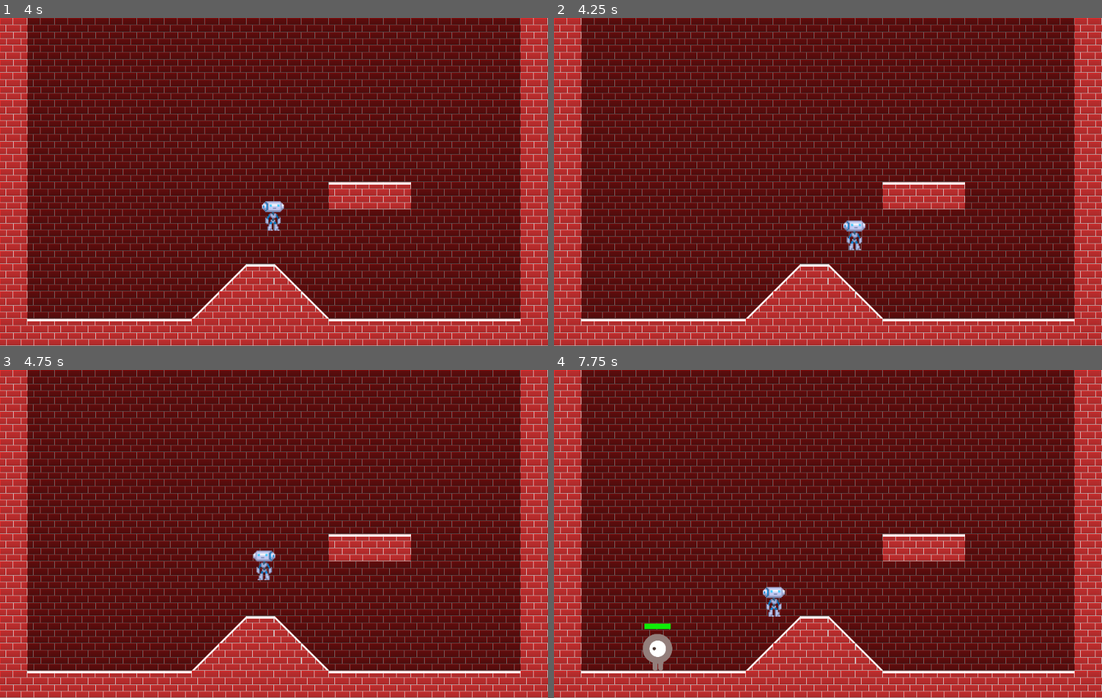
Above: before the commit, frames 1-4 (two rows, left to right).
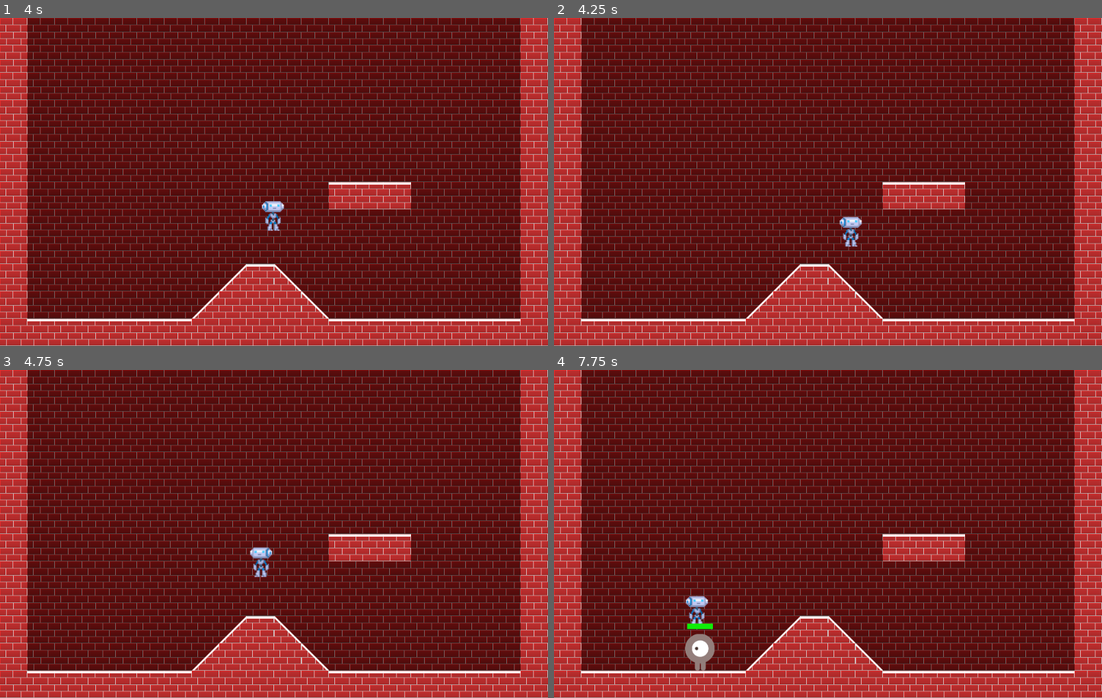
Above: after the commit, the same moments.

Repository: Ruefa/godot_test
Game: Godot game, scene res://Main.tscn
Same seed, same stepped clock (60 frames per second), same inputs: the game is played once before the commit and once after it.
Inputs:
- Up to frame 1 (4 s): tap Enter at 0.5 s; hold Right (ui_right) 0.53-2.03 s; tap Up (ui_up) at 0.77, 1.52, 3.02, 3.77 s; hold Left (ui_left) 2.03-2.78 s; hold Right (ui_right) from 2.78 s (still down)
- Up to frame 2 (4.25 s): keep holding Right (ui_right); tap Tab (ui_menu) at 4.15 s
- Up to frame 3 (4.75 s): release Right (ui_right) at 4.28 s; hold Left (ui_left) from 4.28 s (still down); tap Up (ui_up) at 4.52 s
- Up to frame 4 (7.75 s): release Left (ui_left) at 5.03 s; hold Right (ui_right) 5.03-5.78 s; hold Left (ui_left) 5.78-7.28 s; tap Up (ui_up) at 6.02, 6.77, 7.52 s; hold Right (ui_right) from 7.28 s (still down)

Frame 1 is identical in both runs. In frame 2, 0.3% of the frame differs, in the area x 52-57%, y 60-71%; in frame 3, 0.3%; in frame 4, 1.5%, in the area x 16-43%, y 66-92%.

Commit message:
moved menu pause control to main

Diff:
--- a/Side Scroll/Main.gd
+++ b/Side Scroll/Main.gd
@@ -7,8 +7,15 @@
 	pass # Replace with function body.
 
 # Called every frame. 'delta' is the elapsed time since the previous frame.
-#func _process(delta):
-#	pass
+func _process(delta):
+	# pause menu
+	if Input.is_action_pressed("ui_menu"):
+		if get_tree().paused:
+			get_tree().paused = false
+			$Menu.hide()
+		else:
+			get_tree().paused = true
+			$Menu.show()
 
 
 func _on_MobSpawnTimer_timeout():
